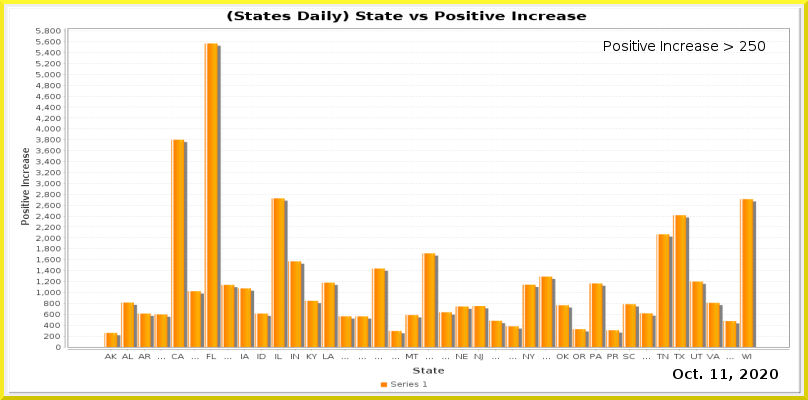
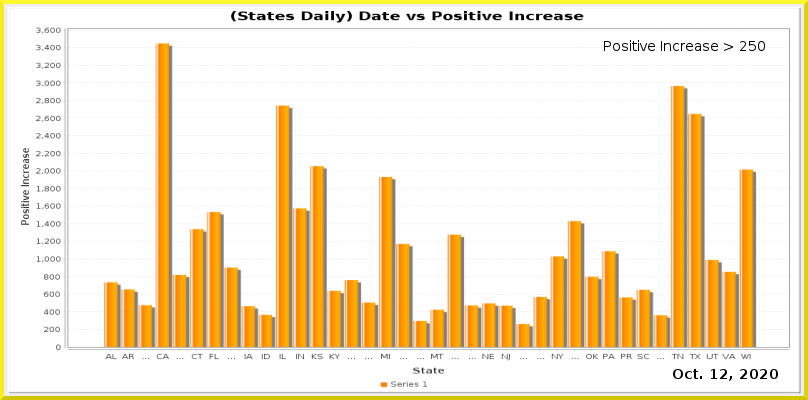
Revision of a layered 808 × 400 image; what changed, layer by layer:
painted on "Current Date" over [720, 369, 727, 379]
painted on "Date_vs_TestIncrease.png" over [36, 10, 790, 361]
